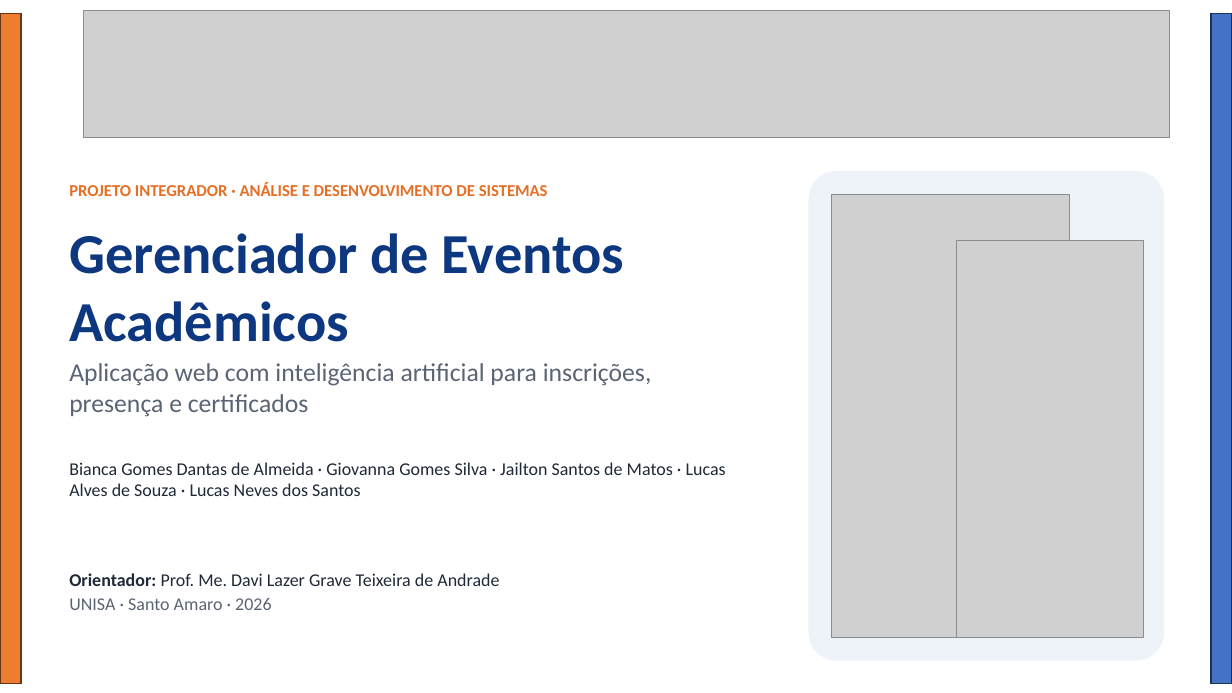
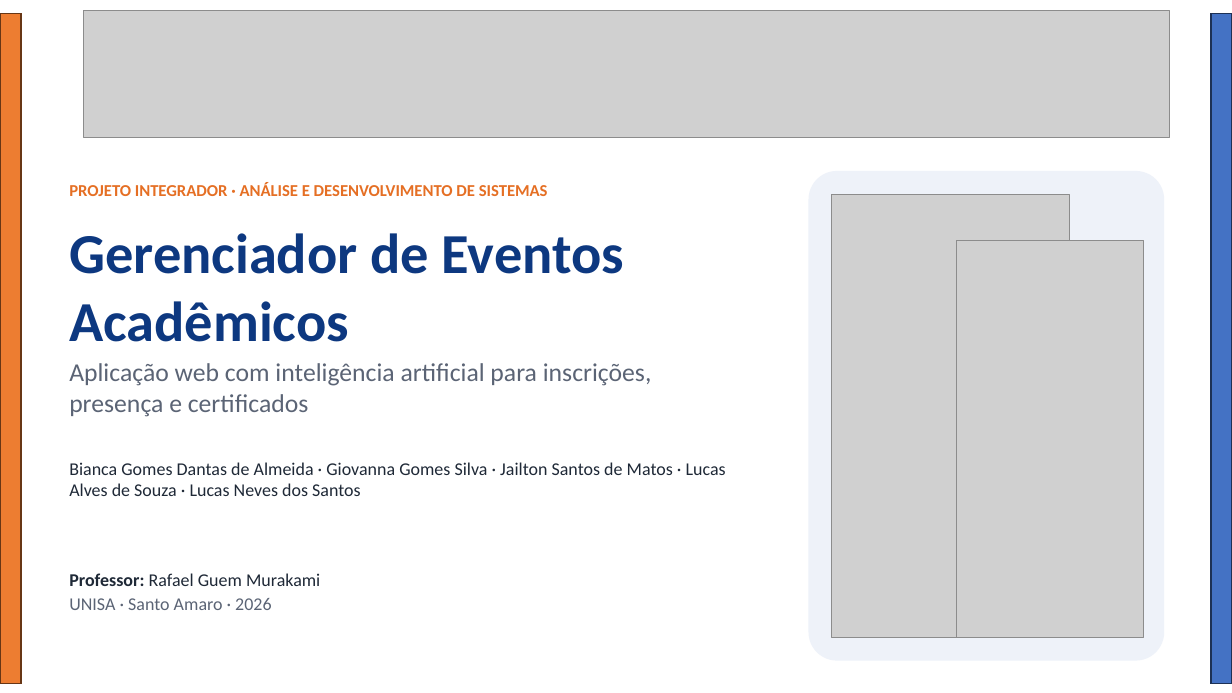
Before and after one commit to Jayzmatos22/GerenciadorDeEventos, a slide deck: slide 1 of docs/Apresentacao-Gerenciador-de-Eventos.pptx. Drawn at 1232x693 pixels with LibreOffice and Linux fonts; fonts in the diff are those of the drawing; grey boxes stand for pictures. Boxes give left, top, right and bottom in pixels: in the first picture for what was removed or moved away, otherwise in the second. Text is boxed around its words. In the diff, an @@ line names an element or a change of style, - is before the commit and + after.

```diff
--- a/docs/Apresentacao-Gerenciador-de-Eventos.pptx
+++ b/docs/Apresentacao-Gerenciador-de-Eventos.pptx
@@ text at <box>69,573,320,586</box>: text changed @@
-Orientador: Prof. Me. Davi Lazer Grave Teixeira de Andrade
+Professor: Rafael Guem Murakami
```
Also in this commit, not shown: 1 other slide changed, 1 other file.
